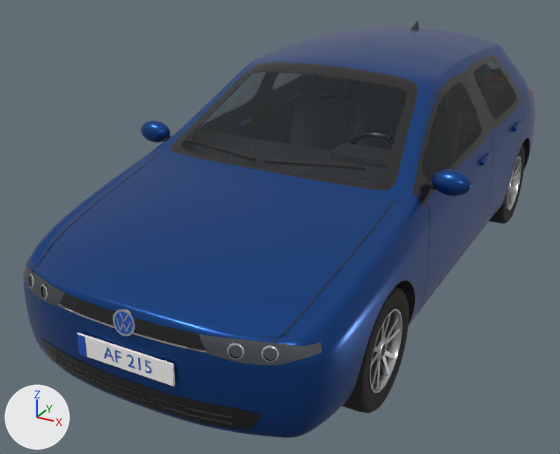
The FBX model ArnafjordurEscapeRoom/Assets/Vehicles/Golf/VWGolf.fbx, before and after one commit.
Rendered twice from a 50 mm camera at (1.97, -4.38, 2.38) aimed at (-0.24, -0.38, 0.38). Lighting does not change. The marker at lower left points along +X, +Y and +Z. The picture after the commit comes second. Where no turn or scale is listed for an object, it has been applied to the vertices. Vertices at exactly the same position are counted once.

The first picture shows 'Body', 'Door_FL', 'Door_FR', 'Door_RL', 'Glass', 'Wheel_FL', 'Wheel_RL'.
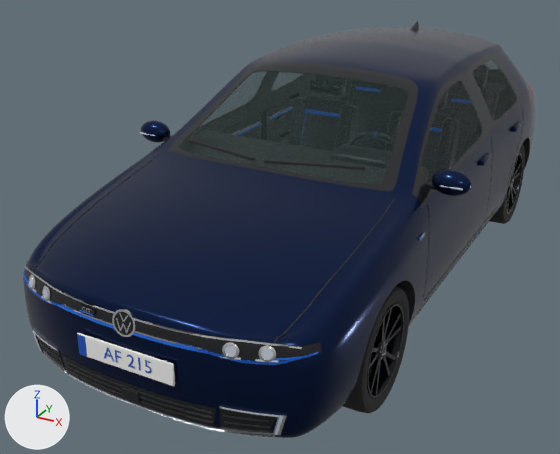
Pixel boxes (x1, y1, x2, y2) of what changed, in the pictures (560 x 454 px):
'Body', recoloured, surface changed, reshaped (darker): (23, 21, 535, 438) in both
'Door_FL', recoloured, surface changed: (413, 62, 493, 312) in both
'Door_RL', recoloured: (459, 47, 523, 230) in both
'Wheel_FL', recoloured (grey to black): (343, 286, 406, 413) in both
'Door_FR', recoloured, surface changed: (141, 116, 194, 143) in both
part 1 of me_body, added: after (64, 293, 200, 336)
part 2 of me_body, added: after (79, 305, 95, 316)
part 3 of me_body, built on: before (23, 62, 483, 437); after (23, 62, 481, 438)
part 4 of me_body, recoloured: (25, 266, 321, 365) in both

The change, as a list of edits to the scene's bpy script:
```text
Change mat_carpaint:
    mat_carpaint.base_color: (0.012, 0.075, 0.3) -> (0.005, 0.018, 0.075)  # blue #1d4d95 -> dark blue #10244d
Change mat_alloy:
    mat_alloy.base_color: (0.62, 0.63, 0.65) -> (0.02, 0.022, 0.026)  # light grey #ced0d3 -> black #27292d
Change mat_headlightlens:
    mat_headlightlens.base_color: (0.2, 0.22, 0.25) -> (0.72, 0.78, 0.88)  # grey #7c8189 -> white #dde5f1
    add mat_headlightlens.emission_strength = 0.18
Add mat_silvertrim:
    mat_silvertrim = principled_material('SilverTrim')
    mat_silvertrim.base_color = (0.58, 0.61, 0.65)  # light grey #c8cdd3
    mat_silvertrim.metallic = 0.88
    mat_silvertrim.roughness = 0.22
Add mat_accentblue:
    mat_accentblue = principled_material('AccentBlue')
    mat_accentblue.base_color = (0.015, 0.14, 0.68)  # blue #2169d7
    mat_accentblue.metallic = 0.35
    mat_accentblue.roughness = 0.25
    mat_accentblue.emission_color = (0.02, 0.18, 0.85)  # blue #2776ed
    mat_accentblue.emission_strength = 0.15
Change me_body:
    used by ob_body; location = (0.0, 0.0, 0.0)
    remove me_body.from_pydata(...)  # 13537 vertices, 12796 faces; spans x -0.89..0.89, y -2.21..2.07, z 0.19..1.46
    add me_body.from_pydata(...)  # 16782 vertices, 15304 faces; spans x -0.89..0.89, y -2.21..2.07, z 0.19..1.46
    me_body part 1: the loose piece of 84 vertices spanning x -0.4..0.4, y -2.2..-2.15, z 0.64..0.65 is copied, and the copy is scaled about its middle by (0.916, 0.872, 1.03), then moved by (0.0, 0.01, 0.06); it spans x -0.37..0.37, y -2.18..-2.15, z 0.7..0.71
    me_body part 2: the loose piece of 24 vertices spanning x -0.26..0.26, y -2.21..-2.2, z 0.45..0.56 is copied, and the copy is scaled about its middle by (0.179, 0.112, 0.223), then moved by (-0.21, 0.02, 0.17), in mat_trimblack (black #191b1f); it spans x -0.26..-0.16, y -2.19..-2.18, z 0.66..0.69
    me_body part 3: 146 vertices moved within x -0.84..0.84, y -2.2..0.5, z 0.25..1.27; 872 vertices removed from x -0.84..0.84, y -2.2..0.7, z 0.25..1.4; 2881 vertices added at x -0.85..0.85, y -2.2..1.02, z 0.2..1.4
    me_body part 4: 112 faces spanning x -0.82..0.82, y -2.16..-1.94, z 0.61..0.71 switch from mat_headlightlens (grey #7c8189) to mat_trimblack (black #191b1f)
    other edits to the shape of me_body do not show in these pictures
    add me_body.materials.append(mat_accentblue)  # blue #2169d7
    add me_body.materials.append(mat_silvertrim)  # light grey #c8cdd3
```
